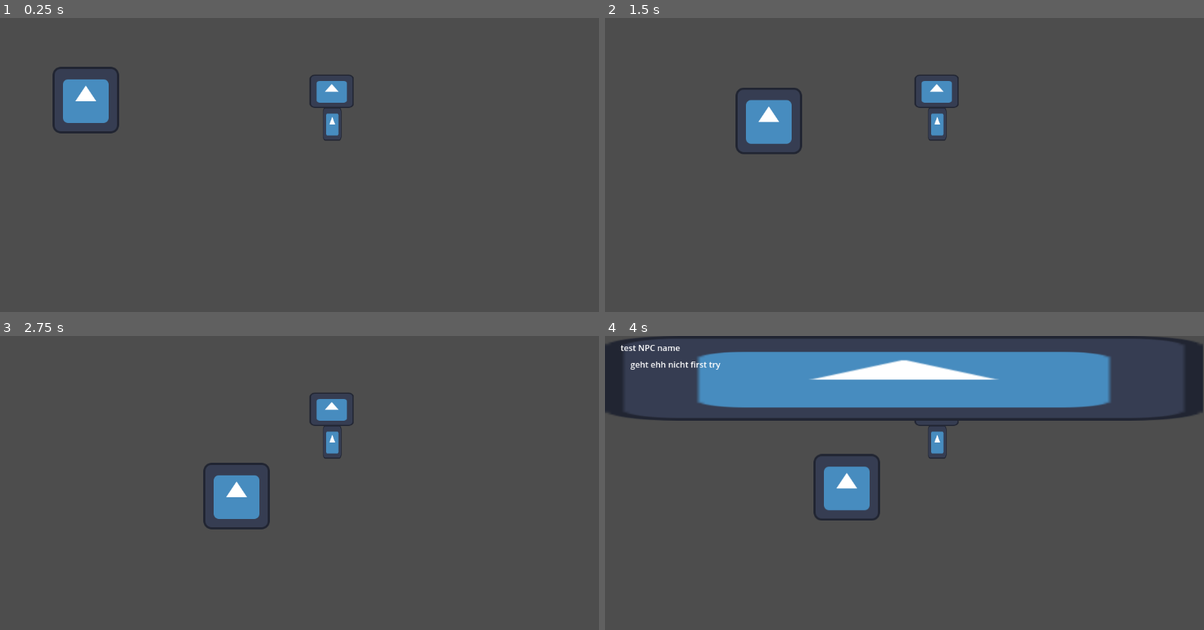
Above: before the commit, frames 1-4 (two rows, left to right).
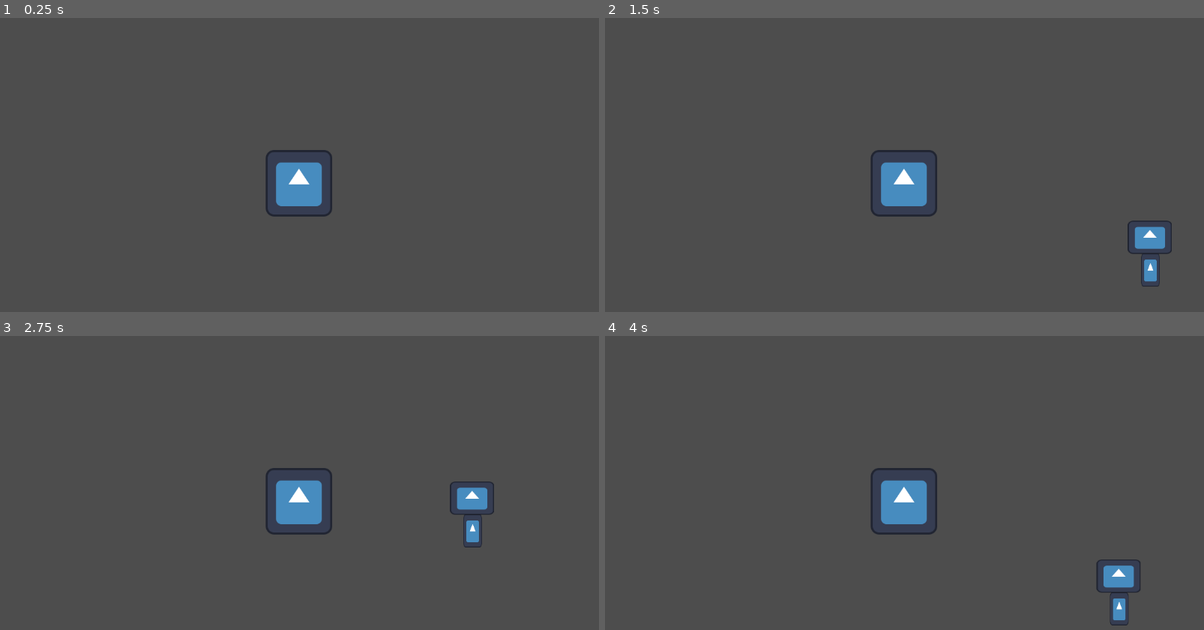
Above: after the commit, the same moments.

Repository: SampaiWasTaken/LD55
Game: Godot game, scene res://Scenes/main_scene.tscn
Two runs of this game, one before a commit and one after it. Both use one fixed random seed, a clock stepped at 60 frames per second and the inputs below. This scene is started directly instead of the project's main scene. The engine's default icon, where the game draws it, is replaced by a stand-in: a white triangle on a blue panel in a dark square.
Inputs (mouse positions are in pixels of both pictures, inside the frame that each line leads up to):
- Up to frame 1 (0.25 s): no input
- Up to frame 2 (1.5 s): tap Enter at 0.5 s; move the mouse to (1036, 170) at 0.52 s; hold D (walkRight) 0.53-1.28 s; hold E (interact) 0.53-1.28 s; move the mouse to (784, 203) at 1.27 s; hold Down (walkDown) from 1.28 s (still down); tap E (interact) at 1.35 s
- Up to frame 3 (2.75 s): move the mouse to (359, 430) at 2.02 s; release Down (walkDown) at 2.03 s; hold D (walkRight) from 2.03 s (still down); hold E (interact) from 2.03 s (still down)
- Up to frame 4 (4 s): move the mouse to (874, 571) at 2.77 s; release D (walkRight) at 2.78 s; release E (interact) at 2.78 s; hold W (walkUp) 2.78-3.53 s; tap E (interact) at 2.85 s; move the mouse to (1084, 553) at 3.52 s; hold A (walkLeft) from 3.53 s (still down); hold E (interact) from 3.53 s (still down)

The runs differ from the first frame. In frame 1, 3.6% of the frame differs, in the area x 8-60%, y 16-68%; in frame 2, 4.4%; in frame 3, 4.3%; in frame 4, 21%, in the area x 0-100%, y 0-99%.

Commit message:
more interactable options
Added more interactable options, and played lol

Diff:
--- a/Globals/globals.gd
+++ b/Globals/globals.gd
@@ -1,3 +1,4 @@
 extends Node
 
 var currently_interacting:bool = false
+var player_items: Array[String] = []
--- a/Scenes/Dialog/dialog_box.gd
+++ b/Scenes/Dialog/dialog_box.gd
@@ -5,6 +5,8 @@
 var dialog = []#stores the dialog after reading the file
 var dialog_counter: int = -1 #stores current dialog index
 var dialog_active: bool = false
+
+var nextScene: PackedScene
 
 
 func _ready():
@@ -50,4 +52,6 @@
 func _on_timer_timeout():
 	dialog_active = false
 	Globals.currently_interacting = false
+	if nextScene:
+		get_tree().change_scene_to_packed(nextScene)
 	pass # Replace with function body.
--- a/Scenes/Interactables/Interactable.gd
+++ b/Scenes/Interactables/Interactable.gd
@@ -4,8 +4,16 @@
 @export var interact_type = "none"
 @export var interaction_value = "none"
 @export_global_file("*.json") var dialog_file
+@export var ChangeToScene: PackedScene
 
-func  _ready(): $DialogBox.dialog_file = dialog_file
+var nextScene
+
+func  _ready():
+	$DialogBox.dialog_file = dialog_file
 
 func showDialog():
 	$DialogBox.startDialog()
+
+func showDialogSceneChange():
+	$DialogBox.startDialog()
+	$DialogBox.nextScene = ChangeToScene
--- a/Scenes/main_scene.tscn
+++ b/Scenes/main_scene.tscn
@@ -1,7 +1,8 @@
-[gd_scene load_steps=3 format=3 uid="uid://c7sa32nvdk4si"]
+[gd_scene load_steps=4 format=3 uid="uid://c7sa32nvdk4si"]
 
 [ext_resource type="PackedScene" uid="uid://ccm0r3ogx36u0" path="res://Scenes/main_char.tscn" id="1_4beut"]
 [ext_resource type="PackedScene" uid="uid://mwfqt770q3dv" path="res://Scenes/Interactables/interaction_test.tscn" id="2_m31k7"]
+[ext_resource type="PackedScene" uid="uid://40pvj01vaun1" path="res://Scenes/CombatScenes/combatScene.tscn" id="3_j4p4l"]
 
 [node name="Main Scene" type="Node2D"]
 
@@ -9,11 +10,17 @@
 format = 2
 
 [node name="MainChar" parent="." instance=ExtResource("1_4beut")]
-position = Vector2(100, 91)
+
+[node name="Camera2D" type="Camera2D" parent="MainChar"]
+position = Vector2(66, 73)
+limit_smoothed = true
+position_smoothing_speed = 5000.0
 
 [node name="InteractionTest" parent="." instance=ExtResource("2_m31k7")]
-position = Vector2(577, 107)
+position = Vector2(627, 177)
 interact_label = "test"
-interact_type = "only_Dialog"
-interaction_value = "testing all this stuff"
+interact_type = "Item_With_Dialog"
+interaction_value = "hawara so egal gerade"
 dialog_file = "res://DialogText/testDialog.json"
+ChangeToScene = ExtResource("3_j4p4l")
+metadata/_edit_lock_ = true
--- a/Scripts/Combat/combatScene.gd
+++ b/Scripts/Combat/combatScene.gd
@@ -2,5 +2,5 @@
 
 @export var Player: Node
 
-func _process(delta):
+func _process(_delta):
 	$UI/HPBar.value = Player.health
--- a/Scripts/Combat/mini_enemy.gd
+++ b/Scripts/Combat/mini_enemy.gd
@@ -9,7 +9,7 @@
 func _ready():
 	$ShootTimer.start()
 
-func _process(delta):
+func _process(_delta):
 	pass
 
 func shoot(direction: float, speed: float):
--- a/Scripts/main_char.gd
+++ b/Scripts/main_char.gd
@@ -37,6 +37,19 @@
 	if stored_interactions_areas:
 		var newest_interaction = stored_interactions_areas[0].get_parent()
 		match newest_interaction.interact_type:
+			#prints the interaction_value
 			"print_text" : print(newest_interaction.interaction_value)
-			"only_Dialog" : Globals.currently_interacting = true; newest_interaction.showDialog();
-		#print(stored_interactions_areas[0].interact_label)
+			#Only Shows Dialog, Dialog needed
+			"Only_Dialog" :
+				Globals.currently_interacting = true
+				newest_interaction.showDialog()
+			#Chages the after dialog
+			"Dialog_With_Szene_Change" :
+					Globals.currently_interacting = true
+					newest_interaction.showDialogSceneChange()
+			#Pickup Item with a Dialog
+			"Item_With_Dialog" :
+				Globals.currently_interacting = true
+				Globals.player_items.append(newest_interaction.interaction_value)
+				newest_interaction.showDialog()
+				print(Globals.player_items)
Not shown, added: Scenes/mai5193.tmp
Not shown, added: Scenes/mai8EC8.tmp
Not shown, added: Scenes/maiB744.tmp
